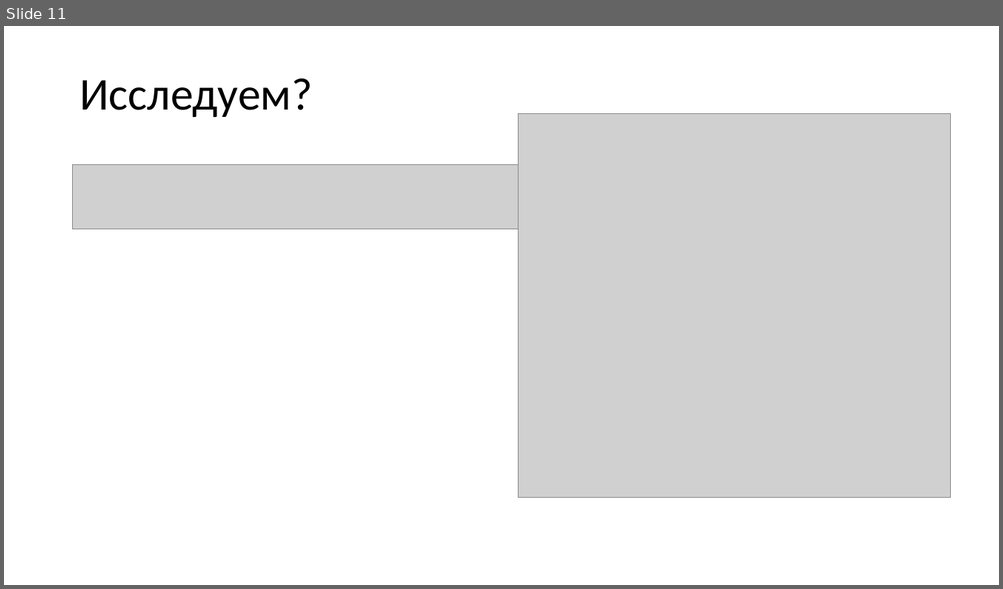
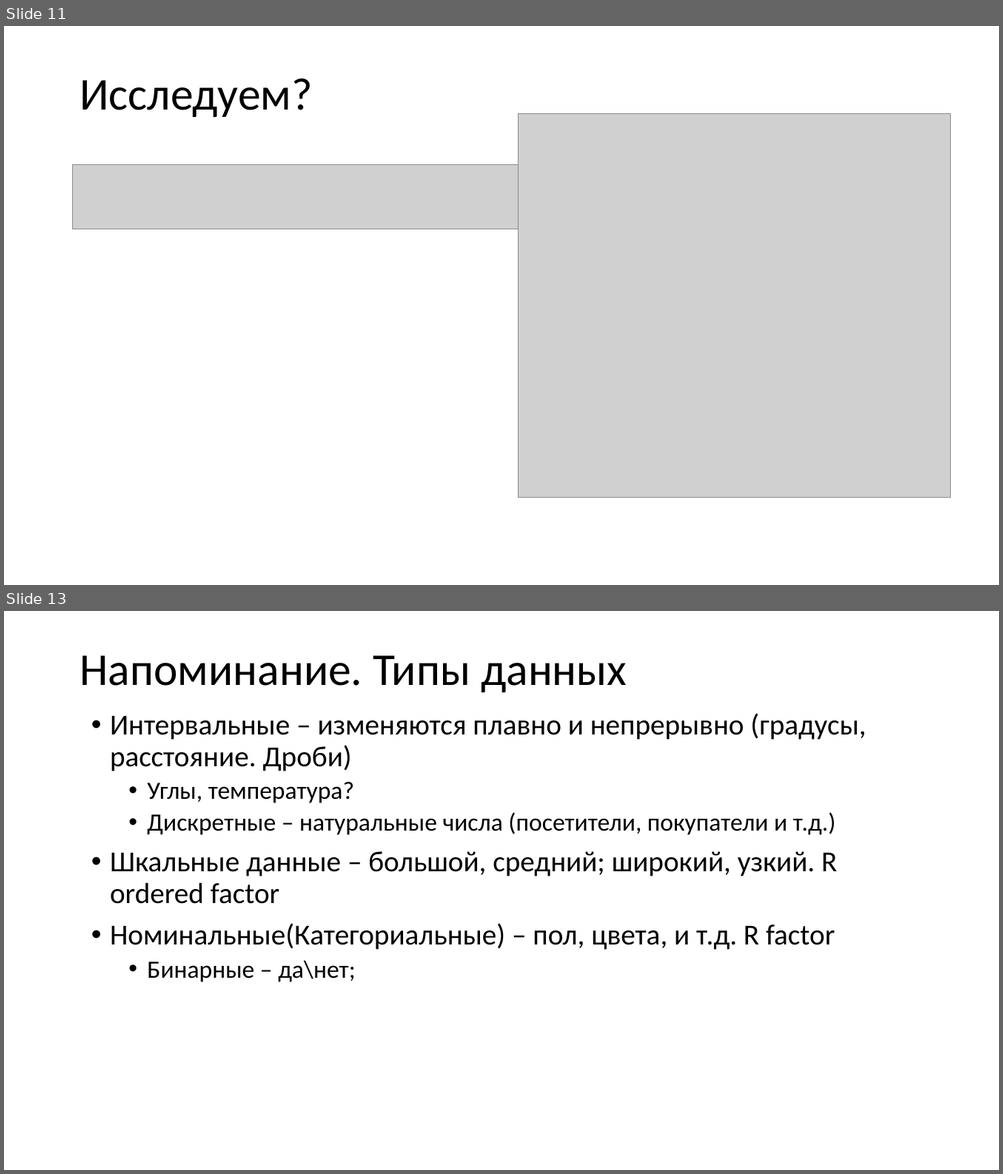
Before and after one commit to imhouston/MD-DA-2017, a slide deck: 5.1 Анализ данных. Многомерье. Начало.pptx. Shown one above the other, each under a label of ours: slide 11 before the commit, slides 11 and 13 after it; the slides between them are not shown. The pictures are 1003x589 and 1003x1174 pixels, drawn with LibreOffice and Linux fonts; fonts in the diff are those of the drawing; grey boxes stand for pictures. Boxes give left, top, right and bottom in pixels: in the first picture for what was removed or moved away, otherwise in the second. Text is boxed around its words. In the diff, an @@ line names an element or a change of style, - is before the commit and + after.

```diff
--- a/5.1 Анализ данных. Многомерье. Начало.pptx
+++ b/5.1 Анализ данных. Многомерье. Начало.pptx
@@ slide 13 added at bbox=[4, 611, 999, 1170], background #FFFFFF @@
@@ title added at bbox=[79, 655, 626, 692], 44 pt, text #000000 @@
+Напоминание. Типы данных
@@ text added at bbox=[110, 713, 865, 982], 28 pt, text #000000 @@
+• Интервальные – изменяются плавно и непрерывно (градусы, расстояние. Дроби)
+  • Углы, температура?
+  • Дискретные – натуральные числа (посетители, покупатели и т.д.)
+• Шкальные данные – большой, средний; широкий, узкий. R ordered factor
+• Номинальные(Категориальные) – пол, цвета, и т.д. R factor
+  • Бинарные – да\нет;
```
Also in this commit, not shown: 3 slides changed, 5 other slides added, 18 slides removed, 2 other files.
